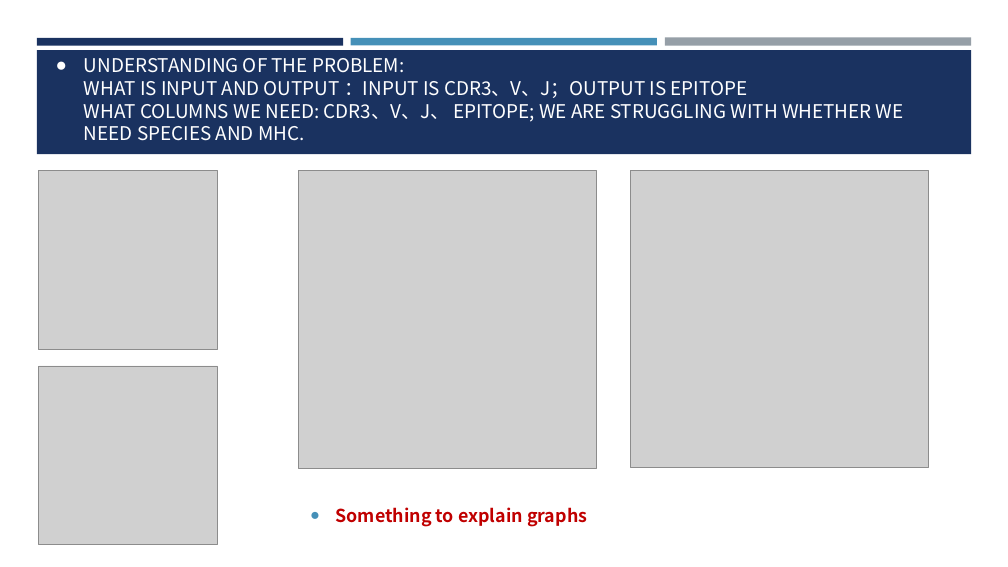
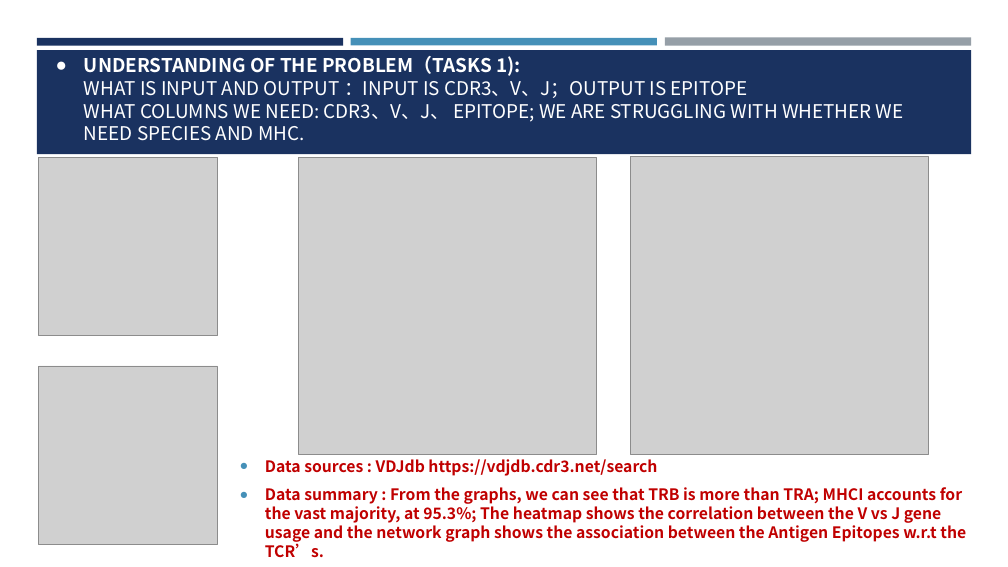
Before and after one commit to UoB-DSMP-2023-24/dsmp-2024-group4, a slide deck: slide 2 of Mini-project midterm report-.pptx. Drawn at 1008x567 pixels with LibreOffice and Linux fonts; fonts in the diff are those of the drawing; grey boxes stand for pictures. Boxes give left, top, right and bottom in pixels: in the first picture for what was removed or moved away, otherwise in the second. Text is boxed around its words. In the diff, an @@ line names an element or a change of style, - is before the commit and + after.

```diff
--- a/Mini-project midterm report-.pptx
+++ b/Mini-project midterm report-.pptx
@@ title at (84,56,904,141): text changed @@
-● UNDERSTANDING OF THE PROBLEM:
-  WHAT IS INPUT AND OUTPUT ：INPUT IS CDR3、V、J；OUTPUT IS EPITOPE
-  WHAT COLUMNS WE NEED: CDR3、V、J、 EPITOPE; WE ARE STRUGGLING WITH WHETHER WE NEED SPECIES AND MHC.
+● UNDERSTANDING OF THE PROBLEM（TASKS 1):
+  WHAT IS INPUT AND OUTPUT ：INPUT IS CDR3、V、J；OUTPUT IS EPITOPE
+  WHAT COLUMNS WE NEED: CDR3、V、J、 EPITOPE; WE ARE STRUGGLING WITH WHETHER WE NEED SPECIES AND MHC.
@@ 3 pictures: place and size @@
-3 pictures at (39,170,929,469)
+3 pictures at (39,157,929,455)
@@ text at (265,459,966,557): text changed; size 17 to 15 pt @@
-● Something to explain graphs
+● Data sources : VDJdb https://vdjdb.cdr3.net/search
+● Data summary : From the graphs, we can see that TRB is more than TRA; MHCI accounts for the vast majority, at 95.3%; The heatmap shows the correlation between the V vs J gene usage and the network graph shows the association between the Antigen Epitopes w.r.t the TCR’s.
```
Also in this commit, not shown: 3 other slides changed.
